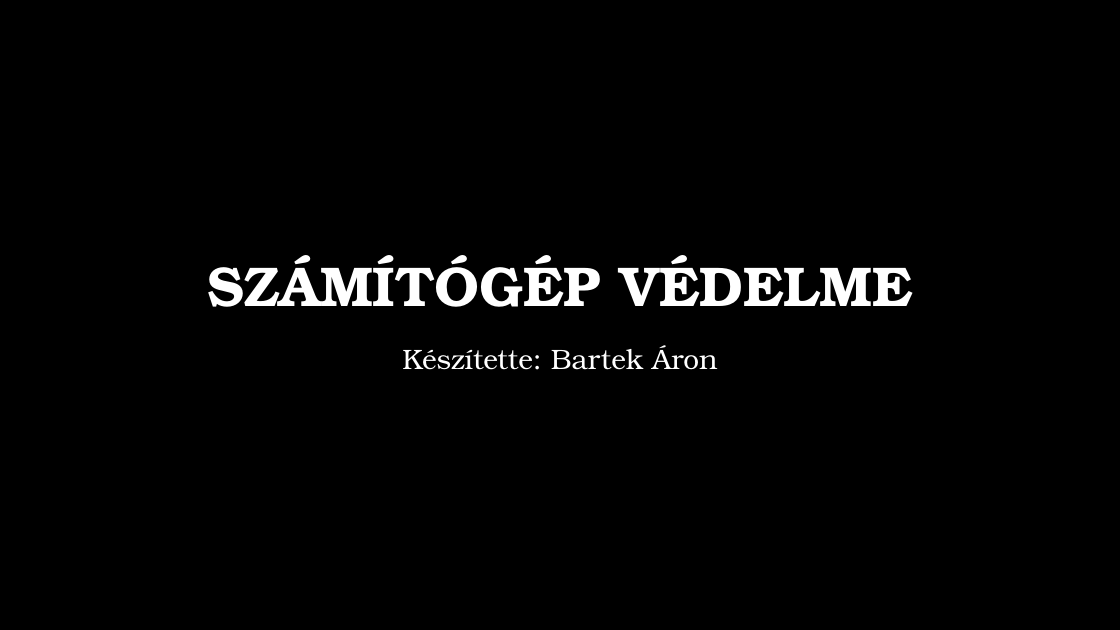
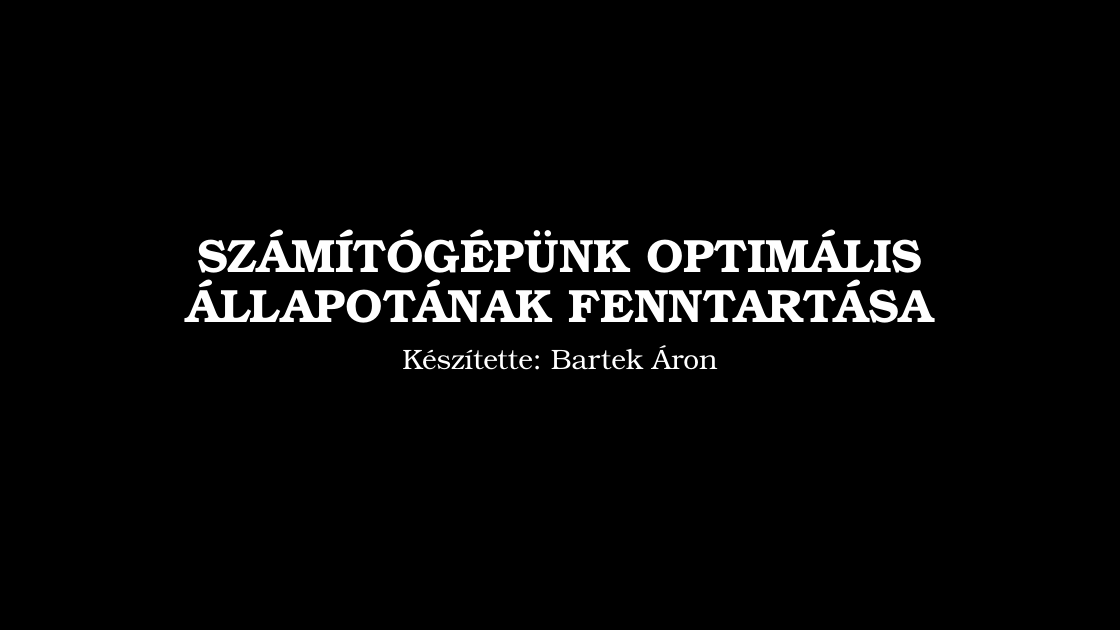
Before and after one commit to bartekaron/Sz-m-t-g-p-v-delme, a slide deck: slide 1 of Számítógép védelme.pptx. Drawn at 1120x630 pixels with LibreOffice and Linux fonts; fonts in the diff are those of the drawing; background and template pictures are left out. Boxes give left, top, right and bottom in pixels: in the first picture for what was removed or moved away, otherwise in the second. Text is boxed around its words. In the diff, an @@ line names an element or a change of style, - is before the commit and + after.

```diff
--- a/Számítógép védelme.pptx
+++ b/Számítógép védelme.pptx
@@ title at (186, 229, 934, 323): text changed; size 48 to 40 pt @@
-SZÁMÍTÓGÉP VÉDELME
+SZÁMÍTÓGÉPÜNK OPTIMÁLIS ÁLLAPOTÁNAK FENNTARTÁSA
```
Also in this commit, not shown: 4 other slides changed, 6 slides added, 5 slides removed.
